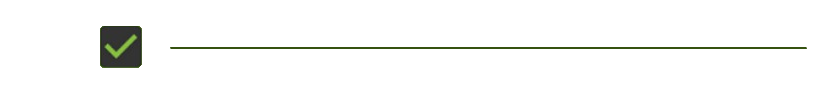
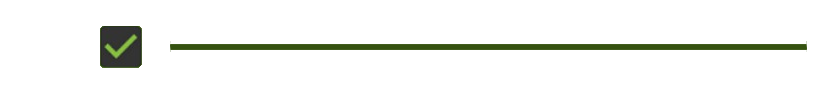
Layers edited between the first and the second w=840, h=92 image:
added layer "Layer 1" above "Shape 1" over [170, 44, 807, 50]
painted on "Shape 1" over [170, 41, 807, 52]
